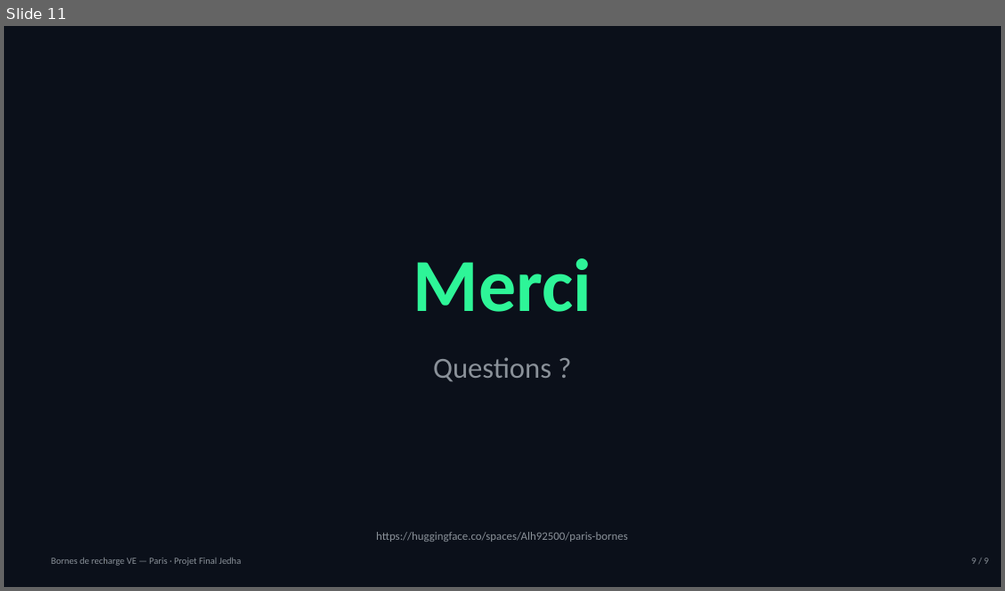
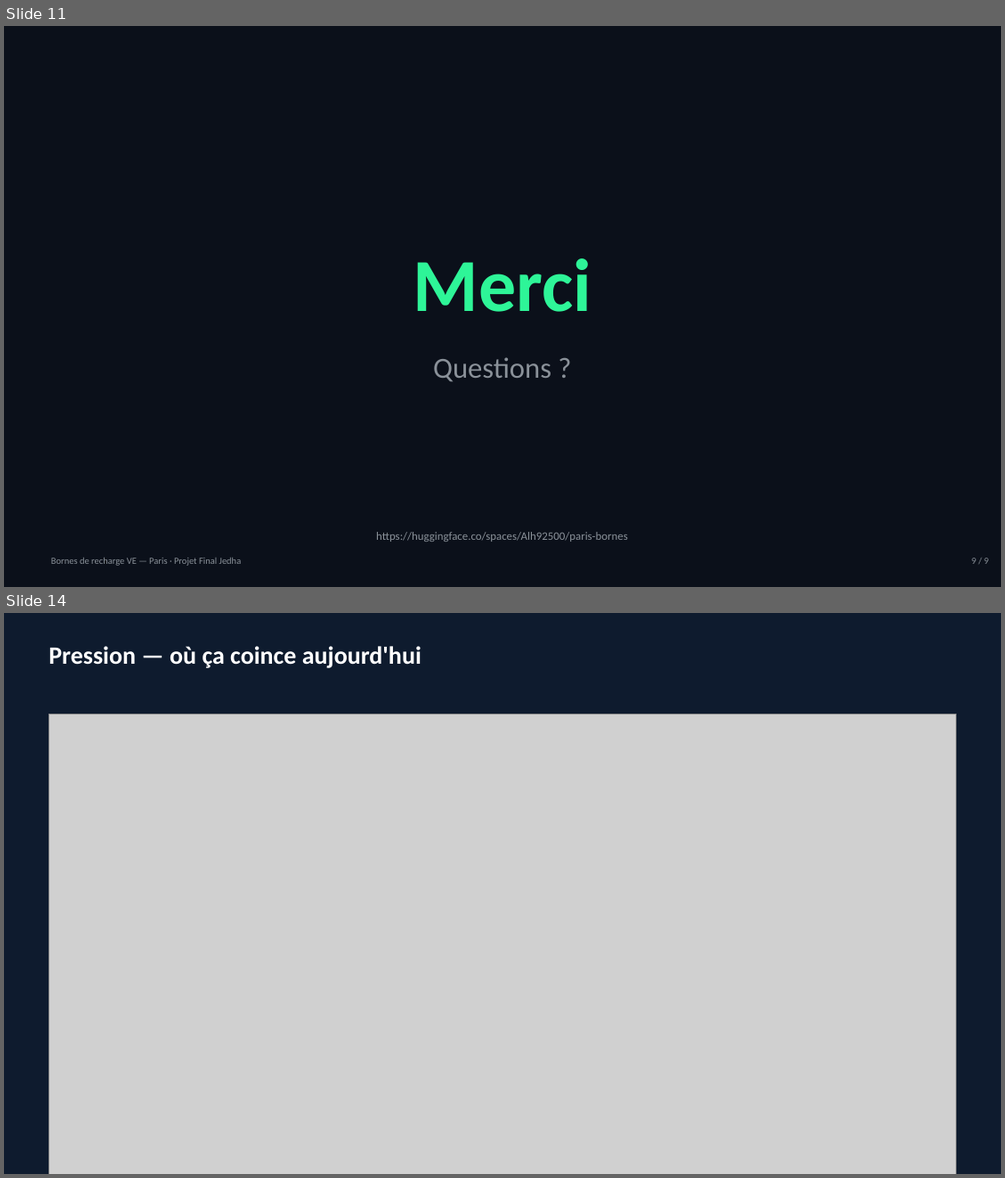
Before and after one commit to aymericlahonde-dotcom/cdsd-b6-paris-bornes, a slide deck: presentation/Presentation_Paris_Bornes.pptx. Shown one above the other, each under a label of ours: slide 11 before the commit, slides 11 and 14 after it; the slides between them are not shown. The pictures are 1005x591 and 1005x1178 pixels, drawn with LibreOffice and Linux fonts; fonts in the diff are those of the drawing; grey boxes stand for pictures. Boxes give left, top, right and bottom in pixels: in the first picture for what was removed or moved away, otherwise in the second. Text is boxed around its words. In the diff, an @@ line names an element or a change of style, - is before the commit and + after.

```diff
--- a/presentation/Presentation_Paris_Bornes.pptx
+++ b/presentation/Presentation_Paris_Bornes.pptx
@@ slide 14 added at [4,613,1001,1174], background #0E1B2E @@
@@ text added at [48,646,421,668], 24 pt, text #FFFFFF, bold @@
+Pression — où ça coince aujourd'hui
@@ picture added at [48,714,956,1174] @@
```
Also in this commit, not shown: 1 slide changed, 5 other slides added, 4 other files.
